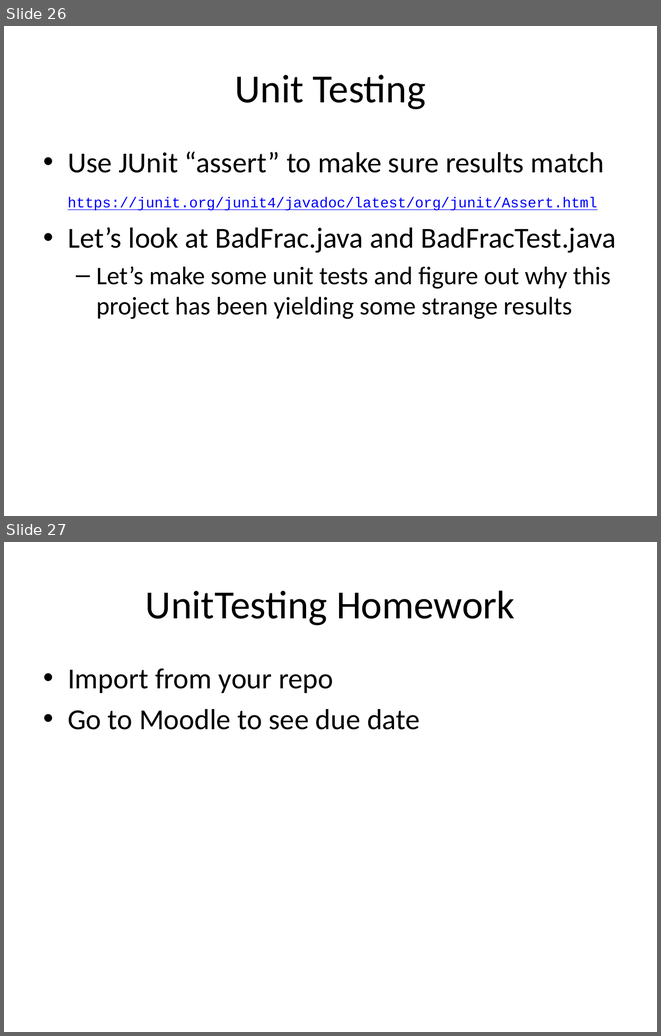
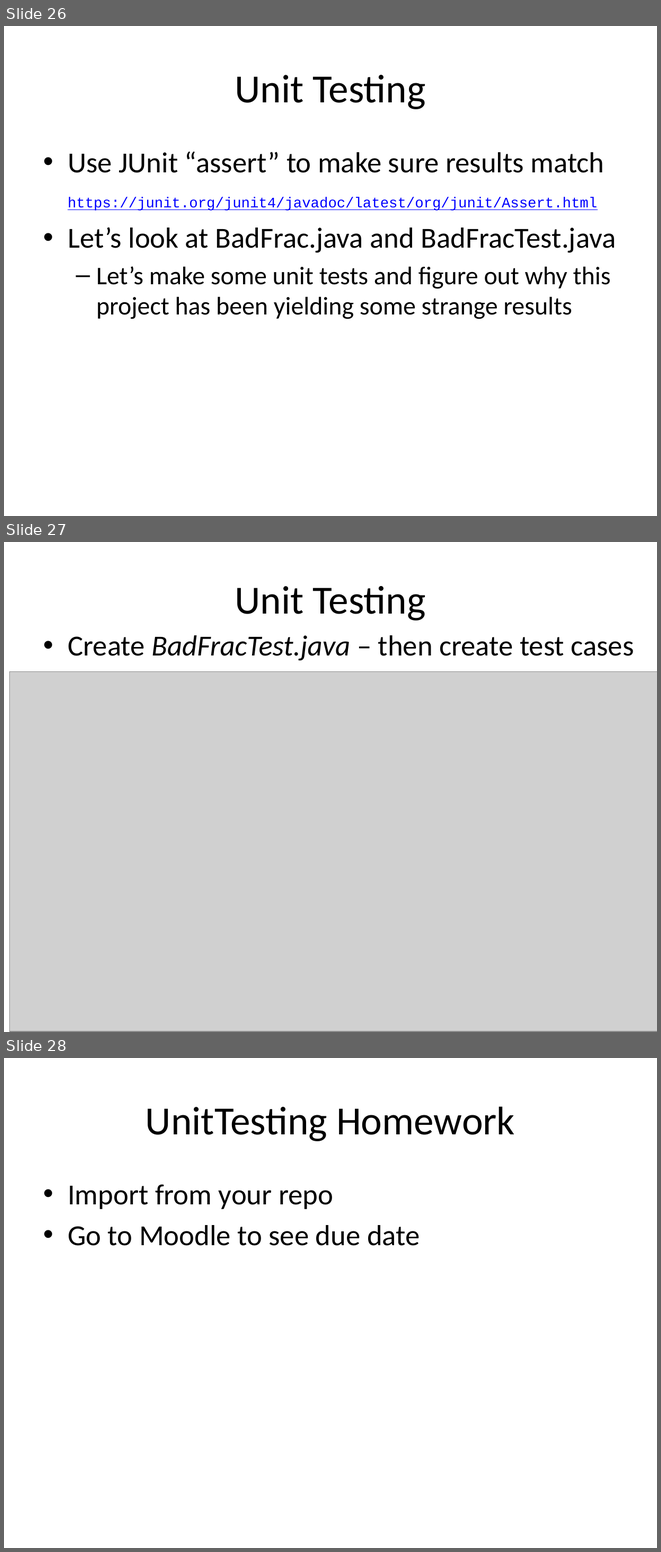
Before and after one commit to RHIT-CSSE/csse220, a slide deck: ClassMaterials/IntroToUnitTesting/Slides/UnitTesting.pptx. Shown one above the other, each under a label of ours: slides 26 and 27 before the commit, slides 26, 27 and 28 after it. The pictures are 661x1036 and 661x1552 pixels, drawn with LibreOffice and Linux fonts; fonts in the diff are those of the drawing; grey boxes stand for pictures. Boxes give left, top, right and bottom in pixels: in the first picture for what was removed or moved away, otherwise in the second. Text is boxed around its words. In the diff, an @@ line names an element or a change of style, - is before the commit and + after.

Commit message:
update slides

```diff
--- a/ClassMaterials/IntroToUnitTesting/Slides/UnitTesting.pptx
+++ b/ClassMaterials/IntroToUnitTesting/Slides/UnitTesting.pptx
@@ slide 27 added at (4, 542, 657, 1032), background #FFFFFF @@
@@ title added at (235, 586, 426, 620), 44 pt, text #000000 @@
+Unit Testing
@@ text added at (68, 635, 634, 661), 32 pt, text #000000 @@
+• Create BadFracTest.java – then create test cases
@@ picture added at (9, 672, 657, 1032) @@
@@ what was slide 27 is now slide 28 @@
```
